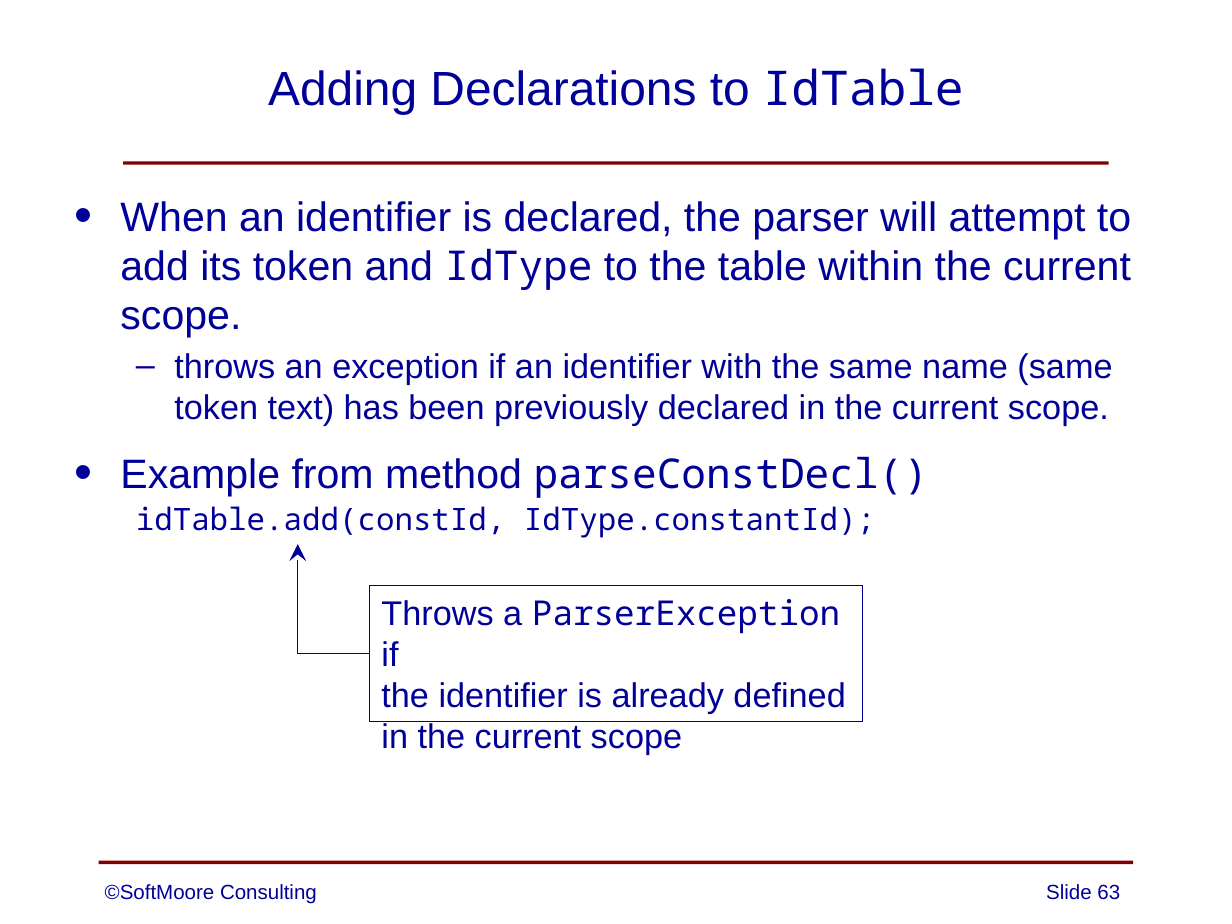
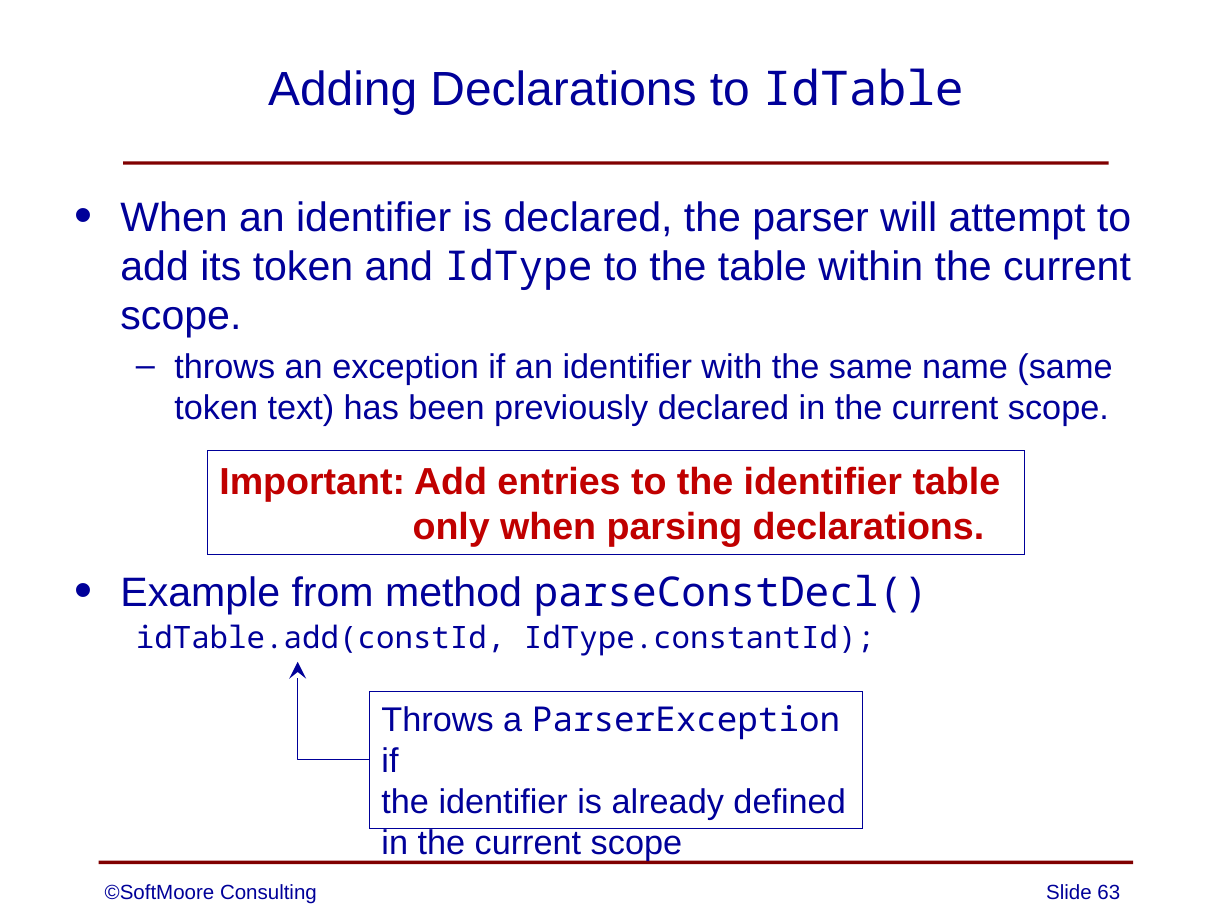
Before and after one commit to SoftMoore/CPRL-Java-4th, a slide deck: slide 63 of PowerPoints/06 - Syntax Analysis.pptx. Drawn at 1232x924 pixels with LibreOffice and Linux fonts; fonts in the diff are those of the drawing. Boxes give left, top, right and bottom in pixels: in the first picture for what was removed or moved away, otherwise in the second. Text is boxed around its words. In the diff, an @@ line names an element or a change of style, - is before the commit and + after.

Commit message:
added content to one PowerPoint slide

```diff
--- a/PowerPoints/06 - Syntax Analysis.pptx
+++ b/PowerPoints/06 - Syntax Analysis.pptx
@@ text "When an identifier is declared, ..." rewrapped from [120, 201, 1131, 538] to [120, 201, 1131, 656] @@
@@ rectangle added at [207, 451, 1024, 554], outline #000099 0.75 pt, 22 pt, text #C00000, bold @@
+Important: Add entries to the identifier table
+only when parsing declarations.
@@ elbow arrow moved from (370, 654) - (298, 545) to (370, 760) - (298, 662) @@
@@ rectangle "Throws a ParserException if": place and size @@
-rectangle "Throws a ParserException if" at [370, 585, 862, 722]
+rectangle "Throws a ParserException if" at [370, 691, 862, 828]
```
